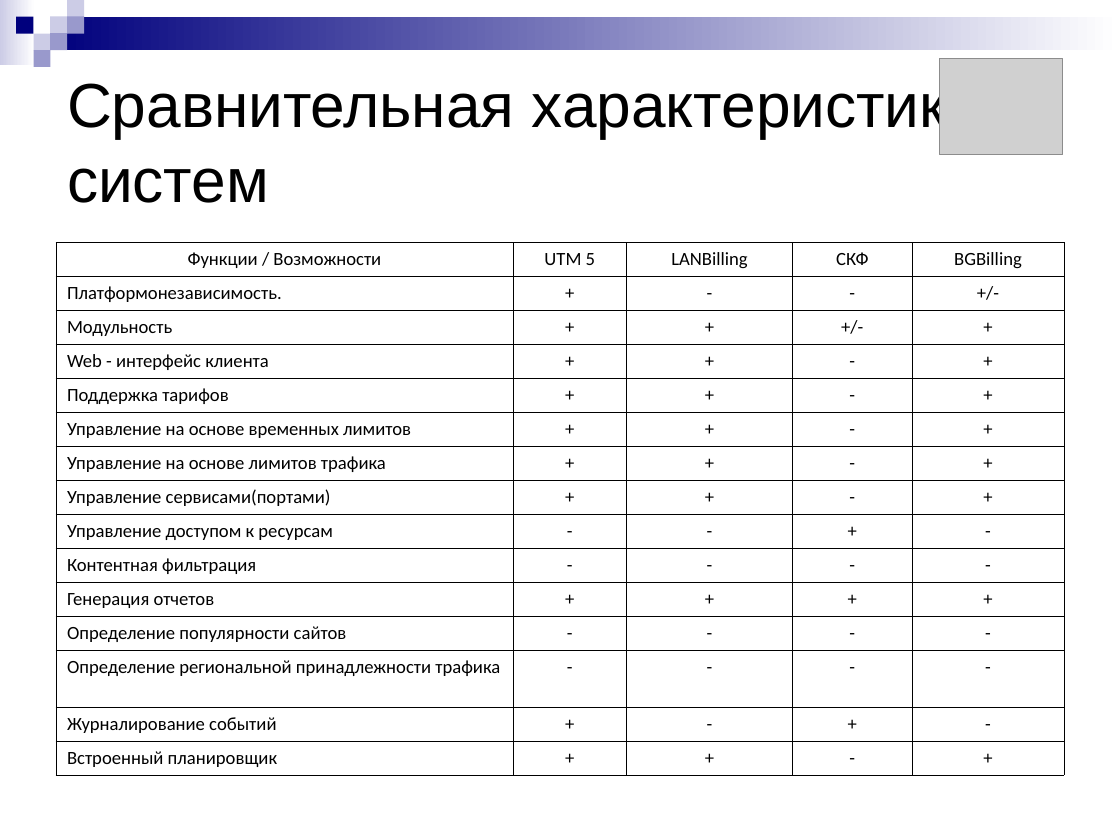
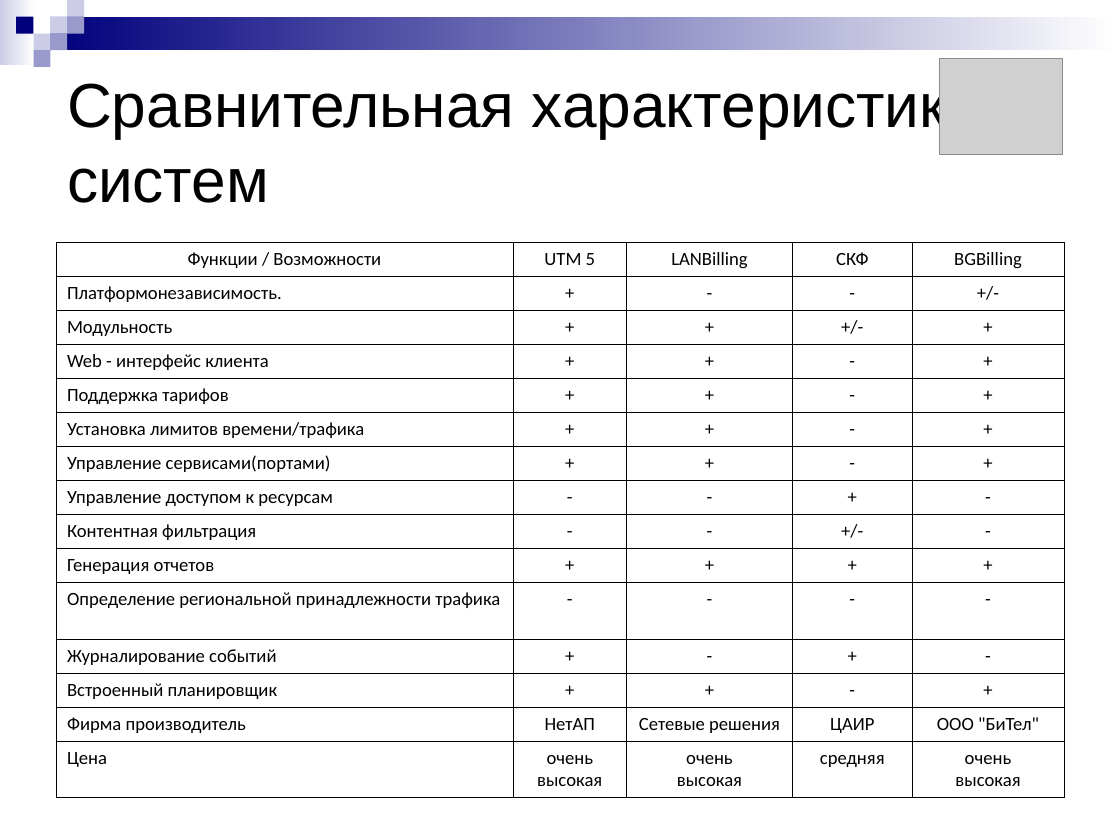
Before and after one commit to aricent123/cadbis, a slide deck: slide 3 of CADBiS_docs/DRypa/presentation.ppt. Drawn at 1120x840 pixels with LibreOffice and Linux fonts; fonts in the diff are those of the drawing; grey boxes stand for pictures. Boxes give left, top, right and bottom in pixels: in the first picture for what was removed or moved away, otherwise in the second. Text is boxed around its words. In the diff, an @@ line names an element or a change of style, - is before the commit and + after.

```diff
--- a/CADBiS_docs/DRypa/presentation.ppt
+++ b/CADBiS_docs/DRypa/presentation.ppt
@@ table at (56,243,1064,790) @@
-row 6: Управление на основе временных лимитов | + | + | - | +
-row 7: Управление на основе лимитов трафика | + | + | - | +
+row 6: Установка лимитов времени/трафика | + | + | - | +
-row 9, column 4: -
+row 9, column 4: +/-
-row 12: Определение популярности сайтов | - | - | - | -
+row 14: Фирма производитель | НетАП | Сетевые решения | ЦАИР | ООО "БиТел"
+row 15: Цена | очень / высокая | очень / высокая | средняя | очень / высокая
```
Also in this commit, not shown: 8 other slides changed.
